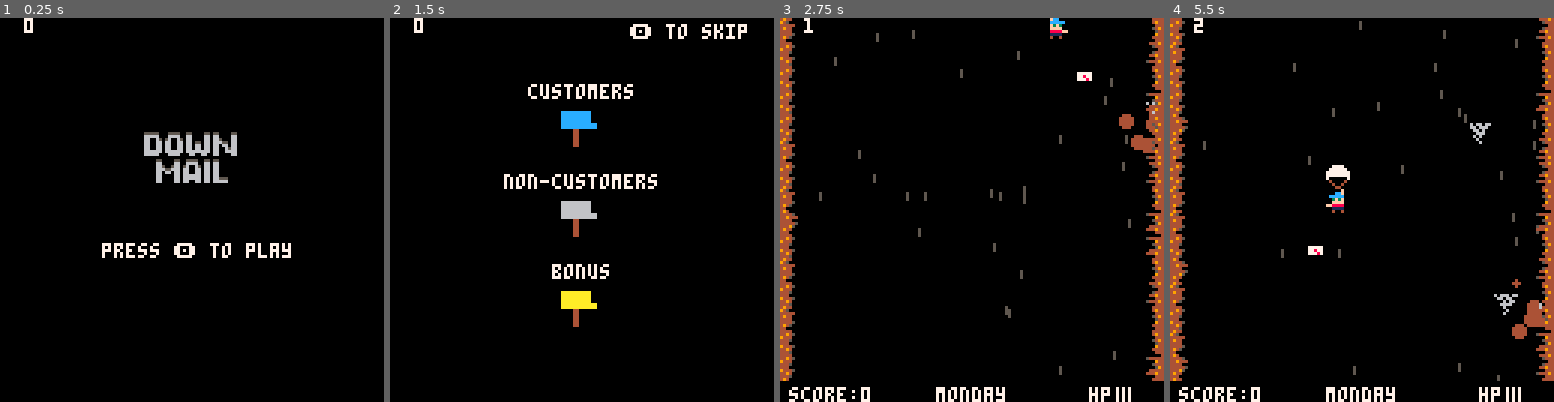
Above: before the commit, frames 1-4 (left to right).
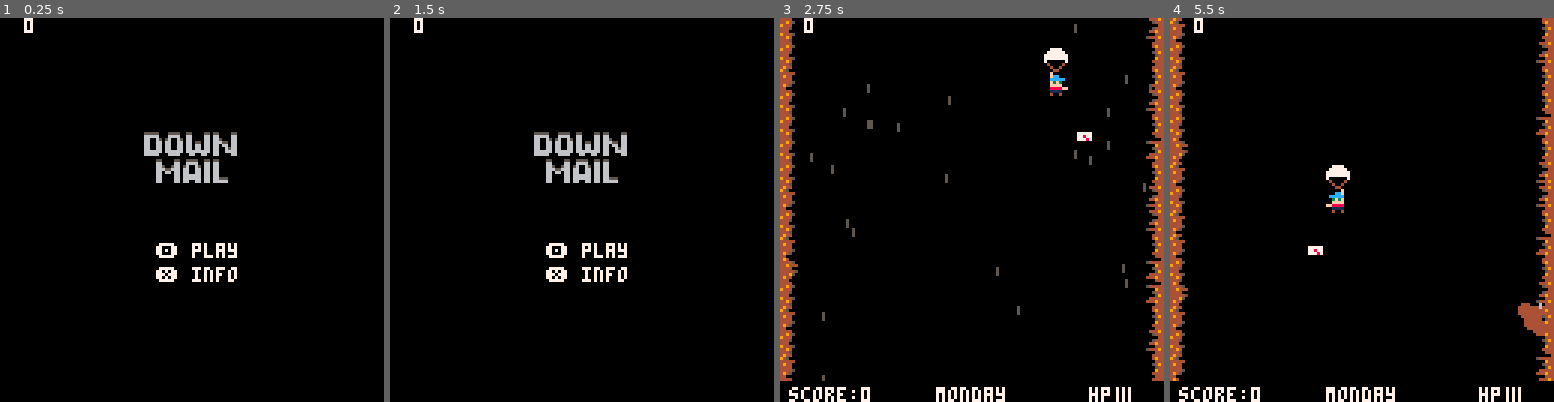
Above: after the commit, the same moments.

Repository: sugarvoid/down-mail
Game: PICO-8 cartridge down_mail.p8
The game is run twice, just before and just after one commit, with the same random seed, the same clock (stepped at 60 frames per second) and the same inputs.
Inputs:
- Up to frame 1 (0.25 s): no input
- Up to frame 2 (1.5 s): tap X (X key) at 0.33, 1.07 s; tap O (Z key) at 0.7 s
- Up to frame 3 (2.75 s): hold Right 1.6-2.1 s; tap O (Z key) at 1.7, 2.1, 2.5 s; tap X (X key) at 1.85 s; hold Up 2.15-2.42 s; hold Right from 2.47 s (still down)
- Up to frame 4 (5.5 s): tap O (Z key) every 0.4 s from 2.9 to 5.3 s; tap X (X key) at 2.97, 4.08, 5.2 s; release Right at 3.03 s; hold Left 3.08-3.58 s; hold Down 3.63-3.97 s; hold Right 4.02-4.68 s; hold Up 4.73-5.03 s; hold Left from 5.08 s (still down)

The runs differ from the first frame. In frame 1, 1.4% of the frame differs, in the area x 26-76%, y 58-69%; in frame 2, 5.5%, in the area x 29-93%, y 1-81%; in frame 3, 3.9%; in frame 4, 3.3%.

Commit message:
More restructuring

Diff:
--- a/down_mail.p8
+++ b/down_mail.p8
@@ -24,7 +24,7 @@
 007007000000000000000000066556600665566000ffff0000ffff00777777777077777770707007001001100010010044444000000000440000000000000000
 000770000000000007000070075556000755560000f3f30000f3f300777777777770770707770700001111000011110049440000000054440000000000000000
 000770000000000000777700075080000758000000ffff0000ffff00700000077000000770000007f01ff10f011ff11044440000000449440000000000000000
-007007000000000007000070000a00000000900000ffff0000ffffff04000040040000400400004001ffff10f0ffff0f44445000000004440000000000000000
+007007000000000607000070000a00000000900000ffff0000ffffff04000040040000400400004001ffff10f0ffff0f44445000000004440000000000000000
 00000000000000000000000000009000000a0000007777000077770000400400004004000040040000cfcf0000cfcf0049450000005444940000000000000000
 000000000000000000000000000a00000000900000f00f0000f00f0000044000000440000004400000ffff0000ffff0044000000000004440000000000000000
 00000000000000000000000000000000000080000000000000000000000000000007700000000000045444400000000044440000000044440000000000000000
--- a/src/clothing.lua
+++ b/src/clothing.lua
@@ -1,10 +1,10 @@
 clothing={}
 clothing.__index=clothing
 
-function clothing:new(s_idx)
-    local _c=setmetatable({},clothing)
-    return _c
-end
+-- function clothing:new(s_idx)
+--     local _c=setmetatable({},clothing)
+--     return _c
+-- end
 
 function clothing:draw()
     spr(self.img,self.x,self.y)
--- a/src/dog.lua
+++ b/src/dog.lua
@@ -18,21 +18,15 @@
     d.agro=1
     d.anmi_t = 0
     d.tmr_move = randsec_rang(6, 7)
-    --d.timer = 150
     d.time_on_screen = 0
     d.tmr_throw = throw_times[d.agro]
     d.damaged = false
     --d.dir = 0
     --d.dx = 1.3
     d.dst_y = randi_rang(20, 80)
-
-
-    --d.dst_y = 50
-
     d.start_y = -10
     d.is_moving = false
     d.in_play = false
-    --d.amplitude = 10
     d.bob = 0.2
     d.y_high = 0
     d.y_low = 0
@@ -81,8 +75,6 @@
         end
 
         self.y += self.bob
-
-        --print_debug("low="..self.y_low .. " " .. "curr="..self.y .. " " .. "high="..self.y_high)
 
         if self.y <= self.y_low then
             self.bob *=-1
@@ -149,7 +141,6 @@
     if not self.in_play then
         self:draw_shield()
     end
-
 end
 
 function dog:draw_shield()
--- a/src/mailbox.lua
+++ b/src/mailbox.lua
@@ -2,10 +2,15 @@
 mailbox.__index = mailbox
 mailboxes = {}
 
+mb_tracker = {
+    --[[
+        1=customers
+        2=non_customers
+    ]] --
+    0,
+    0
+}
 
-stuff = {
-
-}
 
 function spawn_mbox(lane)
     local _mb = setmetatable({}, mailbox)
@@ -22,9 +27,11 @@
 	if rand <= 0.50 then -- 50% chance for customer
         _mb.m_type = 1
         _mb.b_col = 12
+        mb_tracker[1] += 1
 	elseif rand <= 0.90 then -- 40% chance for non_customer
 		_mb.m_type = 2
-        _mb.b_col = 6
+        _mb.b_col = 2
+        mb_tracker[2] += 1
 	else                 -- 10% chance for bonus
 		_mb.m_type = 3
         _mb.b_col = 10
--- a/src/main.lua
+++ b/src/main.lua
@@ -1,13 +1,13 @@
 is_debug = false
-cols = { 12, 14, 9, 6 }
-customers = {}
-non_customers = {}
+--cols = { 12, 14, 9, 6 }
+--customers = {}
+--non_customers = {}
 map_y = 0
 damaged_mb = 0
 game_over_x = -10
 score = 0
 bouns_timer = 0
-deliveries = { 0, 0, 0}
+deliveries = { 0, 0, 0 }
 goto_bonus_tmr = 0
 offset = 0
 level_length = 13
@@ -17,14 +17,13 @@
 day = 1
 days = { "monday", "tuesday", "wednesday", "thursday", "friday", "saturday", "sunday" }
 days_needed = 3
-
-day_duration = 20 * 30
+local good_score = 1000 --TODO: Replace
 
 clock = {
     seconds = 0,
     t = 0,
     is_running = false,
-    update=function(self)
+    update = function(self)
         if self.is_running then
             self.t += 1
             if self.t >= 30 then
@@ -32,19 +31,19 @@
             end
         end
     end,
-    tick=function(self)
+    tick = function(self)
         self.seconds += 1
         self.t = 0
     end,
-    reset=function(self)
+    reset = function(self)
         self.is_running = false
-        self.t=0
+        self.t = 0
         self.seconds = 0
     end,
-    stop=function(self)
+    stop = function(self)
         self:reset()
     end,
-    start=function(self)
+    start = function(self)
 
     end
 }
@@ -54,7 +53,8 @@
 post_t = 30 * 8
 gamestates = {
     title = 0,
-    day_intro = 1,
+    how_to = 1,
+    day_title = 2,
     game = 3,
     bonus = 4,
     gameover = 5,
@@ -96,18 +96,22 @@
     deliveries_left = deliveries_needed
     deliveries = { 0, 0, 0 }
     intro_t = 30 * 6
-    day_t = 30 * 6
+    day_t = 30 * 3
     post_t = 30 * 8
     spawner:reset()
-    set_customers()
+    --set_customers()
     score = 0
     init_wind()
     p1 = init_player()
+    mb_tracker = {0,0}
     change_state(gamestates.title)
 end
 
 function _init()
     poke(0x5f5c, 255)
+    poke(0x5f2e, 1) -- for pallete
+    pal(2, 135, 1)
+
     restart_game()
 end
 
@@ -117,10 +121,10 @@
 
 
     if g_state == gamestates.title then
-    elseif g_state == gamestates.day_intro then
-        update_intro()
-    -- elseif g_state == gamestates.day_title then
-    --     update_day()
+    --elseif g_state == gamestates.how_to then
+        --update_intro()
+    elseif g_state == gamestates.day_title then
+        update_day()
     elseif g_state == gamestates.game then
         update_play()
     elseif g_state == gamestates.bonus then
@@ -133,12 +137,13 @@
 end
 
 function _draw()
+
     if g_state == gamestates.title then
         draw_title()
-    elseif g_state == gamestates.day_intro then
-        draw_intro()
-    -- elseif g_state == gamestates.day_title then
-    --     draw_day()
+    elseif g_state == gamestates.how_to then
+        draw_howto()
+    elseif g_state == gamestates.day_title then
+        draw_day()
     elseif g_state == gamestates.game then
         screen_shake()
         draw_play()
@@ -161,11 +166,11 @@
 function check_input()
     if btnp(🅾️) then
         if g_state == gamestates.title then
-            g_state = gamestates.day_intro
-        elseif g_state == gamestates.day_intro then
-            intro_t = 0
-        -- elseif g_state == gamestates.day_title then
-        --     day_t = 0
+            g_state = gamestates.day_title
+            -- elseif g_state == gamestates.how_to then
+            --     intro_t = 0
+        elseif g_state == gamestates.day_title then
+            day_t = 0
         elseif g_state == gamestates.post_day then
             post_t = 0
         elseif g_state == gamestates.game then
@@ -196,13 +201,14 @@
 
     if btnp(❎) then
         if g_state == gamestates.title then
-
-        elseif g_state == gamestates.day_intro then
-
+            change_state(gamestates.how_to)
+        elseif g_state == gamestates.how_to then
+            change_state(gamestates.title)
+        elseif g_state == gamestates.bonus then
+            bouns_timer = 0
         elseif g_state == gamestates.day_title then
-
         elseif g_state == gamestates.game then
-            --spawn_package()
+            clock.seconds = level_length
         elseif g_state == gamestates.gameover then
 
         end
@@ -212,7 +218,7 @@
 function update_play()
     clock:update()
 
-    if clock.seconds == level_length then
+    if clock.seconds >= level_length then
         clock:stop()
         print_debug("level over")
         goto_bonus_tmr = 60
@@ -245,7 +251,7 @@
 
     spawner:update()
 
-    if goto_bonus_tmr < 0 then
+    if goto_bonus_tmr > 0 then
         goto_bonus_tmr -= 1
         if goto_bonus_tmr == 0 then
             goto_bonus()
@@ -253,14 +259,14 @@
     end
 end
 
-function update_intro()
-    intro_t -= 1
-    if intro_t <= 0 then
-        spawner:start()
-        start_level()
-        change_state(gamestates.game)
-    end
-end
+-- function update_intro()
+--     intro_t -= 1
+--     if intro_t <= 0 then
+--         spawner:start()
+--         start_level()
+--         change_state(gamestates.game)
+--     end
+-- end
 
 function update_postday()
     post_t -= 1
@@ -270,30 +276,32 @@
     end
 end
 
--- function update_day()
---     day_t -= 1
---     if day_t <= 0 then
---         g_state = gamestates.game
---         spawner:start()
---         --music(1)
---     end
--- end
+function update_day()
+    day_t -= 1
+    if day_t <= 0 then
+        spawner:start()
+        start_level()
+        change_state(gamestates.game)
+        music(1)
+    end
+end
 
 function update_bonus()
     bouns_timer -= 1
     if bouns_timer <= 0 then
+        rings = {}
         if day <= (days_needed - 1) then
             advance_day()
         else
             --if day == 3 then
-            if deliveries[1] == (deliveries_needed * (days_needed)) then
-                end_text = endings[4]
-                ending_idx = 4
-            else
-                end_text = endings[5]
-                ending_idx = 5
-            end
-            change_state(gamestates.gameover)
+            -- if deliveries[1] == (deliveries_needed * (days_needed)) then
+            --     end_text = endings[4]
+            --     ending_idx = 4
+            -- else
+            --     end_text = endings[5]
+            --     ending_idx = 5
+            -- end
+            goto_gameover(4)
             --end
         end
     end
@@ -347,28 +355,36 @@
     spr(200, 48, 34, 4, 2)
     spr(232, 48, 34 + 10, 4, 2)
     --print("down mail", hcenter("down mail"), 50, 0)
-    print("press 🅾️ to play", hcenter("press 🅾️ to play"), 75, 7)
-end
-
-function draw_intro()
+    print("🅾️ play", hcenter("🅾️ play"), 75, 7)
+    print("❎ info", hcenter("❎ info"), 83, 7)
+end
+
+function draw_howto()
     cls()
 
     print("customers", hcenter("customers"), 22, 7)
     pal(6, 12)
+
     sspr(56, 8, 8, 8, 55, 27, 16, 16)
     pal()
 
 
     print("non-customers", hcenter("non-customers"), 52, 7)
+
+    pal(6, 2)
+
     sspr(56, 8, 8, 8, 55, 57, 16, 16)
-
+    pal()
 
     print("bonus", hcenter("bonus"), 82, 7)
     pal(6, 10)
     sspr(56, 8, 8, 8, 55, 87, 16, 16)
     pal()
 
-    draw_skip()
+
+    print("bonus", hcenter("bonus"), 82, 7)
+
+    print("❎ back", 8, 120, 7)
 end
 
 function draw_bonus()
@@ -454,13 +470,13 @@
     end
 
 
-       -- for k, v in pairs(customers) do
-          --  pal(6, v)
-          --  spr(16, 38 + (8 * k), 122)
-          --  pal()
-        --end
-
-    print (days[day], hcenter(days[day]), 123, 7)
+    -- for k, v in pairs(customers) do
+    --  pal(6, v)
+    --  spr(16, 38 + (8 * k), 122)
+    --  pal()
+    --end
+
+    print(days[day], hcenter(days[day]), 123, 7)
 
 
 
@@ -475,30 +491,27 @@
 
 function advance_day()
     day += 1
-    rings = {}
+
     intro_t = 30 * 6
-    day_t = 30 * 6
+    day_t = 30 * 3
     post_t = 30 * 6
-    set_customers()
+    --set_customers()
     p1 = init_player()
     deliveries_left = deliveries_needed
-    g_state = gamestates.post_day
+    g_state = gamestates.day_title
     init_wind()
 end
 
 function change_state(new_state)
     offset = 0
     g_state = new_state
-    if new_state == gamestates.gameover then
-        sfx(19)
-    end
-end
-
-function set_customers()
-    shuffle(cols)
-    customers = { cols[1], cols[2] }
-    non_customers = { cols[3], cols[4] }
-end
+end
+
+-- function set_customers()
+--     shuffle(cols)
+--     customers = { cols[1], cols[2] }
+--     non_customers = { cols[3], cols[4] }
+-- end
 
 function angle_lerp(angle1, angle2, t)
     angle1 = angle1 % 1
@@ -565,6 +578,33 @@
     bouns_timer = 30 * 15
     change_state(gamestates.bonus)
     spawner.running = true
+end
+
+function goto_gameover(reason)
+    --[[
+        1=death
+        2=missing
+        3=fired
+        4=3days
+    ]] --
+    if reason == 1 then
+        end_text = endings[1]
+        ending_idx = 1
+    elseif reason == 2 then
+        end_text = endings[2]
+        ending_idx = 2
+    elseif reason == 3 then
+    elseif reason == 4 then
+        if score >= good_score then
+            end_text = endings[4]
+            ending_idx = 4
+        else
+            end_text = endings[5]
+            ending_idx = 5
+        end
+    end
+    sfx(19)
+    change_state(gamestates.gameover)
 end
 
 function draw_gameover()
--- a/src/player.lua
+++ b/src/player.lua
@@ -92,32 +92,28 @@
     if self.x <= 4 or self.x >= 118 then
 
         self.is_alive = false
-        end_text = endings[1]
-        ending_idx = 1
-        change_state(gamestates.gameover)
+        goto_gameover(1)
+
+        --change_state(gamestates.gameover)
         --self.img = 49
         -- TODO: add blood particales
         -- then go to game overload
     end
     --TODO: user goto_gameover funciton
-    if self.y >= 140 then
-        if g_state == gamestates.bonus then
-            bouns_timer = 0
-        else
+    if self.y <= -30 or self.y >= 140 then
+
             self.is_alive = false
-            end_text = endings[2]
-            ending_idx = 2
-            change_state(gamestates.gameover)
-        end
+            goto_gameover(2)
+            --change_state(gamestates.gameover)
 
     end
 
-    if self.y <= -30 then
-        self.is_alive = false
-        end_text = endings[2]
-        ending_idx = 2
-        change_state(gamestates.gameover)
-    end
+    -- if self.y <= -30 then
+    --     self.is_alive = false
+    --     end_text = endings[2]
+    --     ending_idx = 2
+    --     change_state(gamestates.gameover)
+    -- end
 
     if self.is_alive then
         if self.thr_anmi > 0 then
@@ -131,10 +127,6 @@
     end
 
 
-end
-
-function player:update_letters(amount)
-    --self.letters = mid(0, self.letters + amount, self.max_letter)
 end
 
 function player:check_for_twisters()
@@ -151,22 +143,19 @@
     if (self.life == 2) then spawn_clothing(18) end
     self.life -= 1
     self.chute_open_spr += 1
-    --self.chute = 39
     sfx(16)
     if p1.life == 0 then
         --sfx(11)
-        end_text = endings[2]
-        ending_idx = 1
-        change_state(gamestates.gameover)
+        goto_gameover(1)
+        --end_text = endings[2]
+        --ending_idx = 1
+        --change_state(gamestates.gameover)
     end
 end
 
 function player:throw()
     if self.letters > 0 then
         --self.img=02
-        if g_state == gamestates.game then
-            self:update_letters(-1)
-        end
         self.thr_anmi = 10
         if self.facing_l then
             spawn_letter(-1)
--- a/src/spawner.lua
+++ b/src/spawner.lua
@@ -60,6 +60,8 @@
     {5, 7},
     {1, 8}
 }
+
+
 
 spawner = {
     start = function(self)
